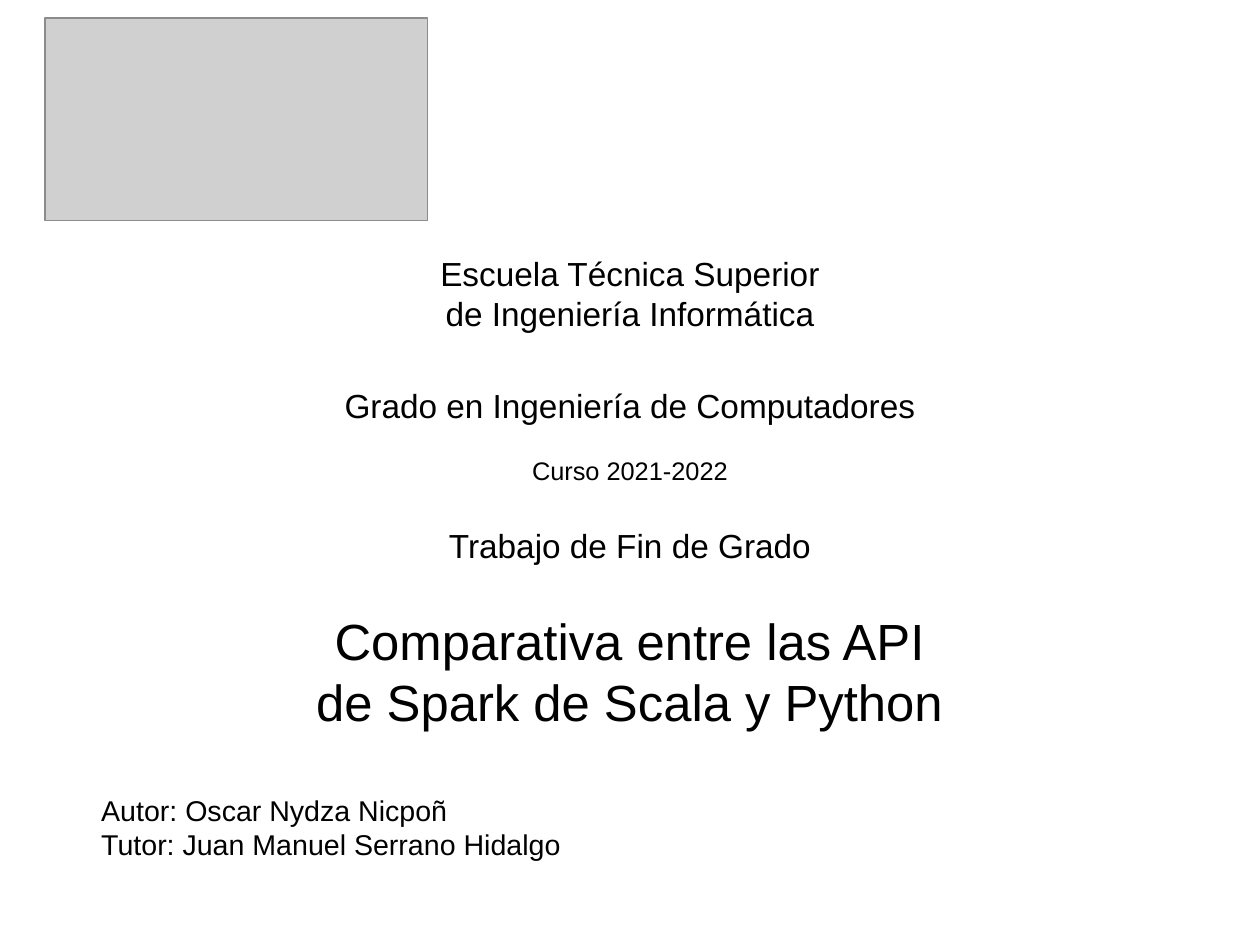
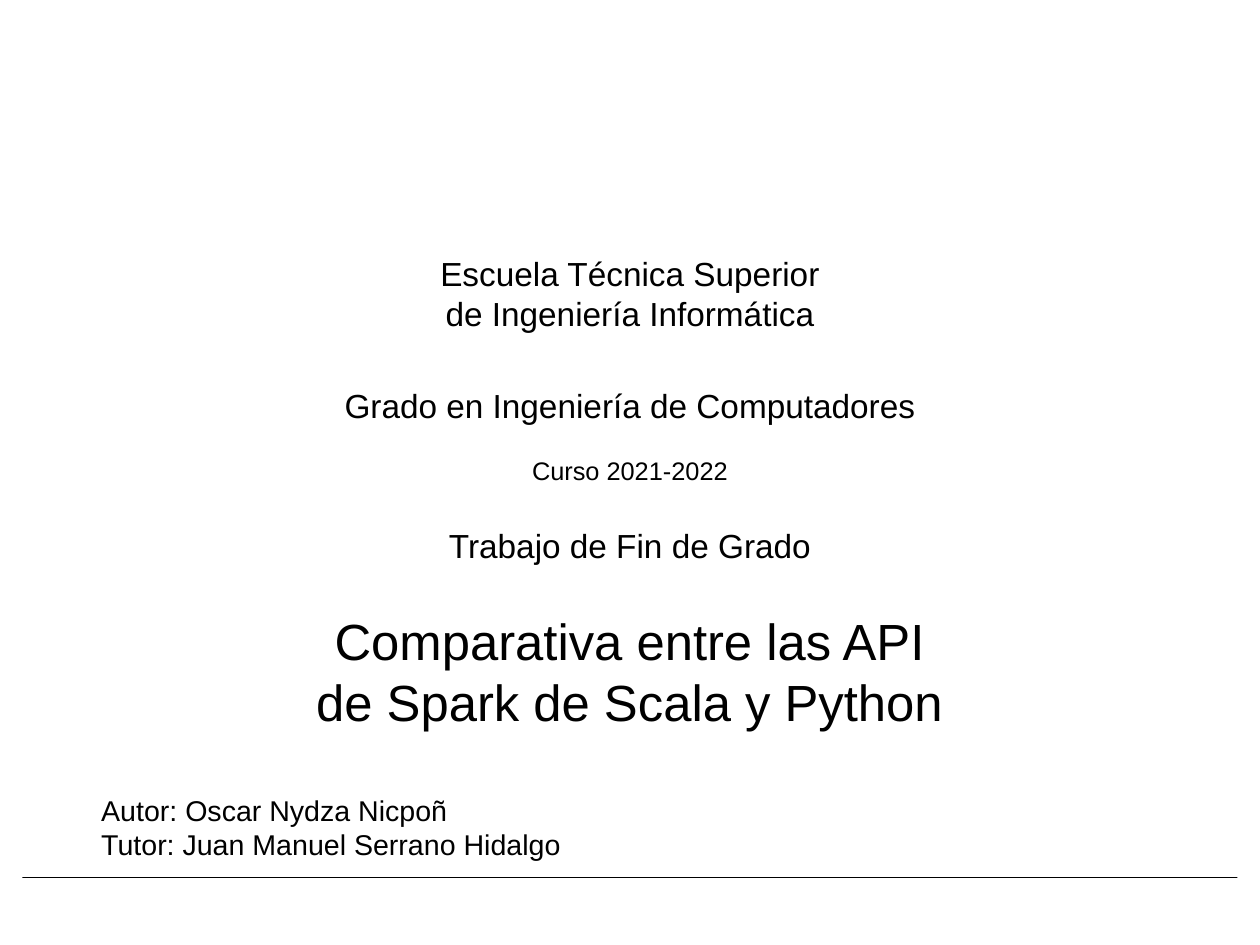
Before and after one commit to nipsn/Spark-TFG, a slide deck: slide 1 of presentacion/diapos.odp. Drawn at 1260x945 pixels with LibreOffice and Linux fonts; fonts in the diff are those of the drawing; grey boxes stand for pictures; background and template pictures are left out. Boxes give left, top, right and bottom in pixels: in the first picture for what was removed or moved away, otherwise in the second. Text is boxed around its words. In the diff, an @@ line names an element or a change of style, - is before the commit and + after.

```diff
--- a/presentacion/diapos.odp
+++ b/presentacion/diapos.odp
@@ picture removed at bbox=[45, 18, 428, 221] @@
@@ line added from (23, 878) to (1238, 878), #000000 0.51 pt @@
```
Also in this commit, not shown: 17 other slides changed, 2 slides added, 13 other files.
